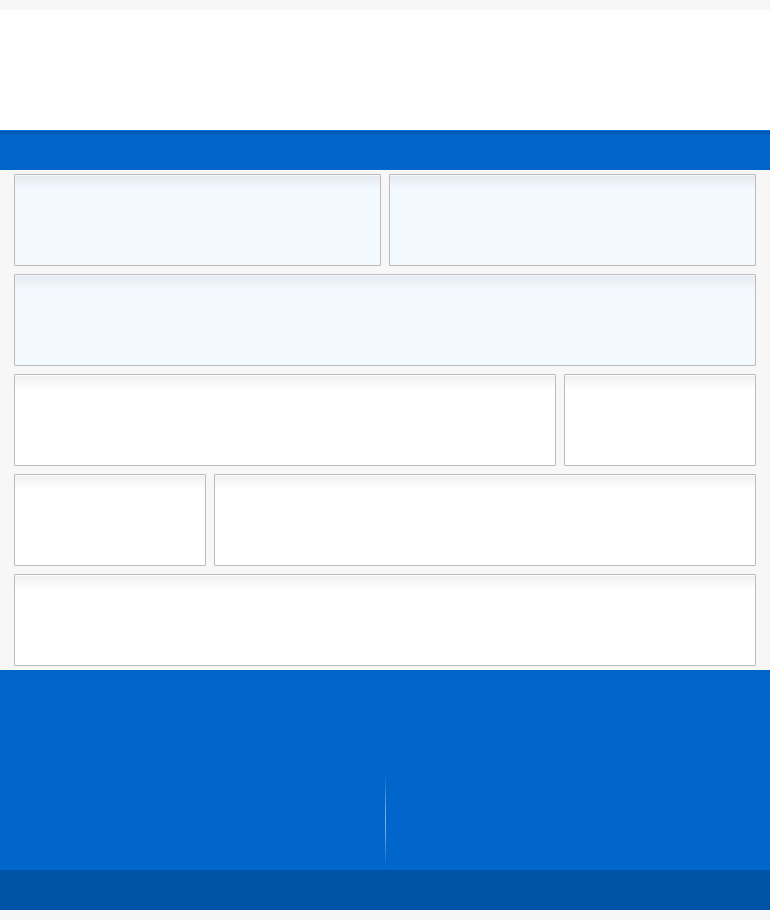
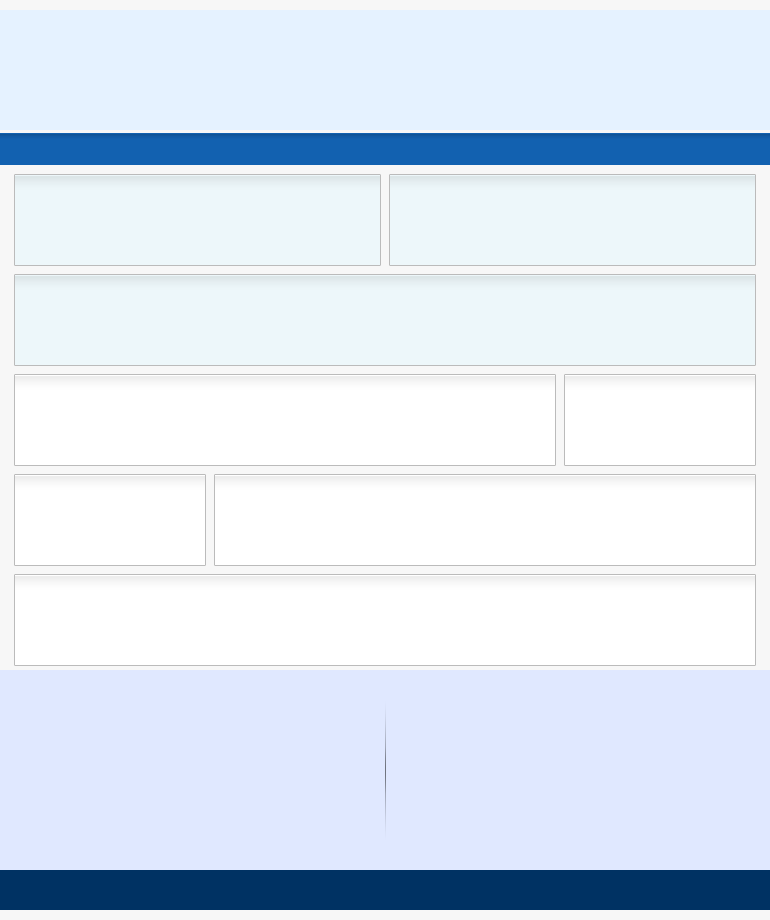
Before/after of a (770, 920) layered artwork. What changed in the layer stack:
removed layer "footer boxes" over [0, 770, 770, 870]
painted on "header" over [0, 10, 770, 130]
painted on "navbar", unmasked it over [0, 130, 770, 170]
painted on "header boxes" over [15, 175, 755, 265]
painted on "header widgets" over [15, 275, 755, 365]
renamed "footer widgets" to "footer boxes", painted on it over [0, 670, 770, 870]
painted on "footer" over [0, 870, 770, 910]
painted on "ms" over [15, 376, 755, 380]
painted on "sm" over [15, 476, 755, 480]
painted on "mm" over [15, 576, 755, 580]
painted on "canvas" over [0, 10, 770, 910]
